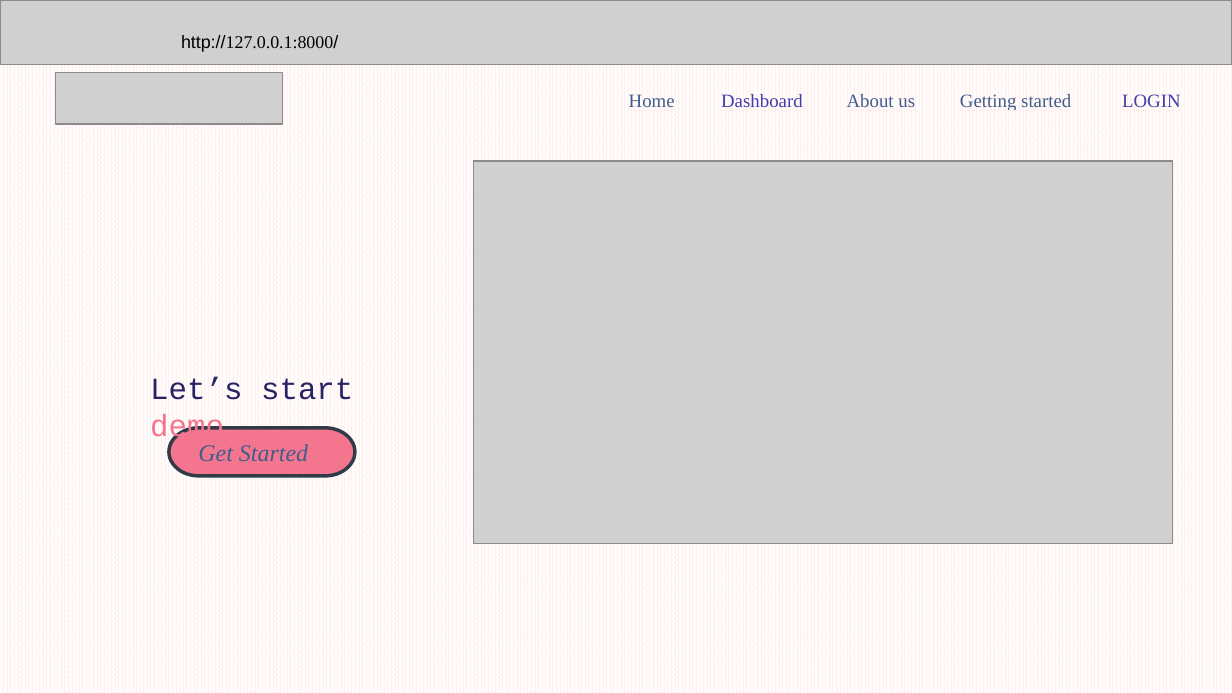
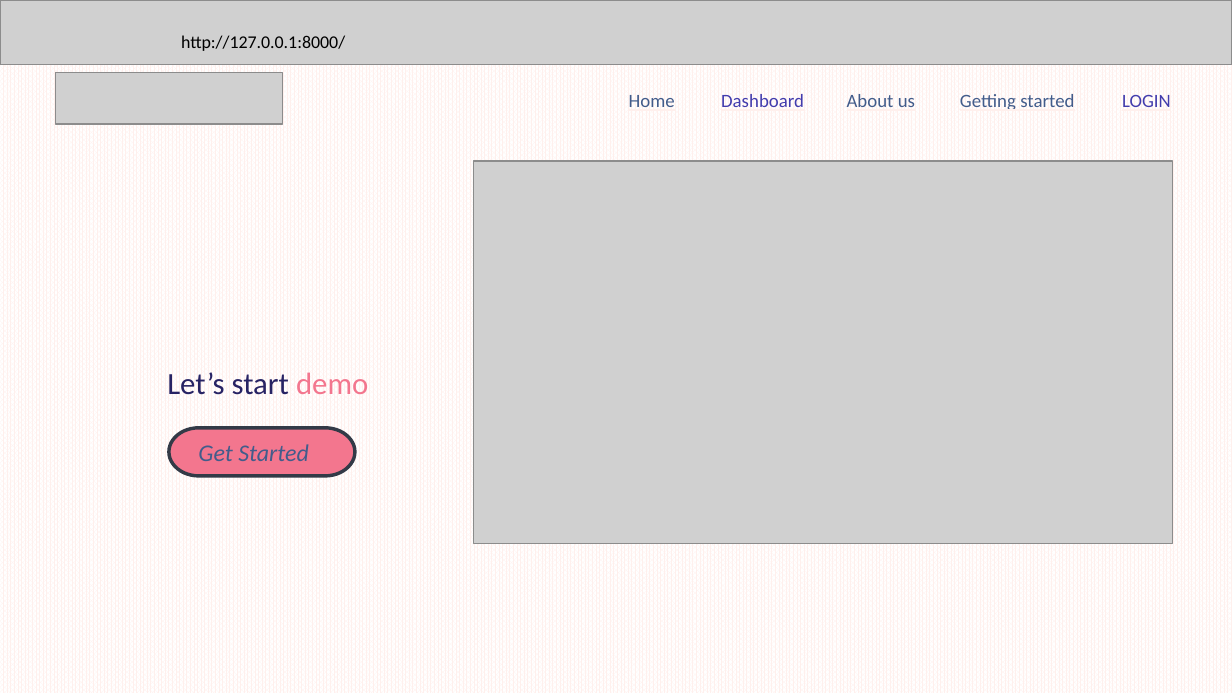
Before and after one commit to AnjaliSharma2023/Web-Application, a slide deck: slide 5 of resources/glucocheck-Demo2.pptx. Drawn at 1232x693 pixels with LibreOffice and Linux fonts; fonts in the diff are those of the drawing; grey boxes stand for pictures. Boxes give left, top, right and bottom in pixels: in the first picture for what was removed or moved away, otherwise in the second. Text is boxed around its words. In the diff, an @@ line names an element or a change of style, - is before the commit and + after.

Commit message:
updating demo

```diff
--- a/resources/glucocheck-Demo2.pptx
+++ b/resources/glucocheck-Demo2.pptx
@@ text "http://127.0.0.1:8000/" at [181,35,345,51]: font Arial to Calibri, font Times New Roman to Calibri in "http://127.0.0.1:8000/" @@
@@ text "Let’s start demo": place and size @@
-text "Let’s start demo" at [150,377,353,445]
+text "Let’s start demo" at [167,372,368,395]
@@ text "Let’s start demo" at [167,372,368,395]: font Courier New to Calibri @@
@@ font Times New Roman to Calibri in 6 elements at [629,95,675,107], [721,94,804,107], [847,94,915,107], [1122,95,1171,107], [960,94,1074,109], [198,444,309,461] @@
```
Also in this commit, not shown: 5 other slides changed.
